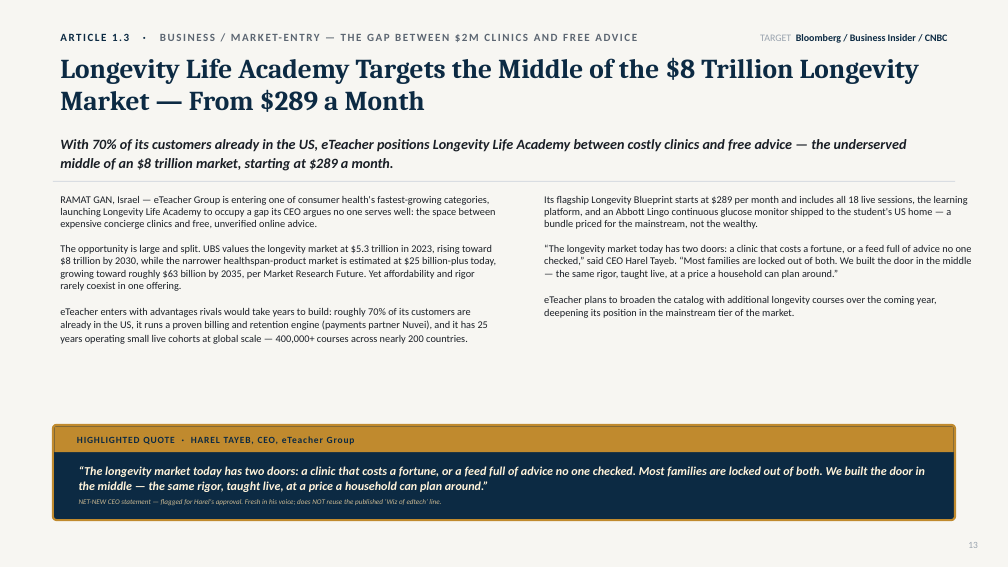
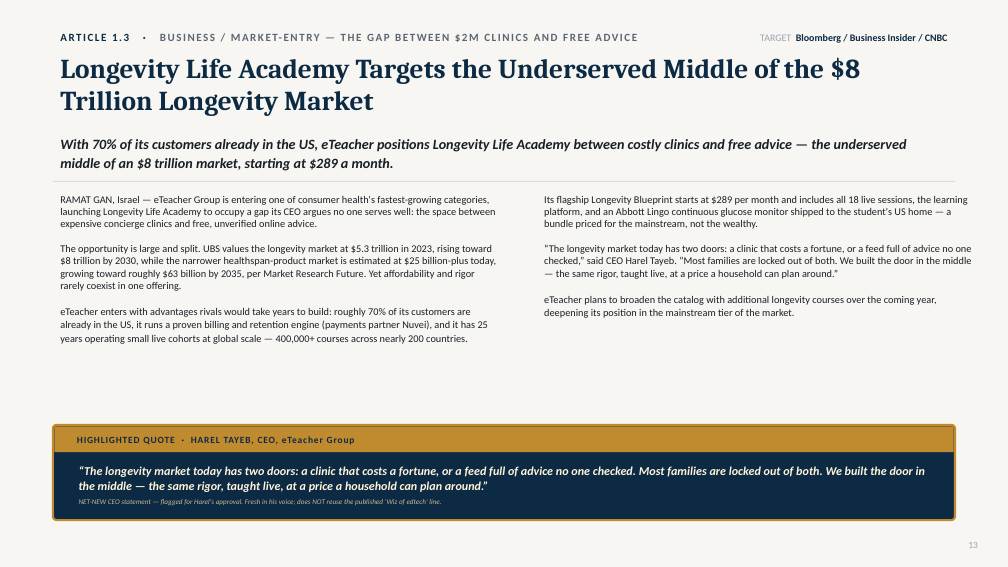
Before and after one commit to gitteromri-ux/eteacher-longevity-pr-campaign, a slide deck: slide 13 of eTeacher_Longevity_PR_Campaign.pptx. Drawn at 1008x567 pixels with LibreOffice and Linux fonts; fonts in the diff are those of the drawing. Boxes give left, top, right and bottom in pixels: in the first picture for what was removed or moved away, otherwise in the second. Text is boxed around its words. In the diff, an @@ line names an element or a change of style, - is before the commit and + after.

```diff
--- a/eTeacher_Longevity_PR_Campaign.pptx
+++ b/eTeacher_Longevity_PR_Campaign.pptx
@@ text at (60,57,860,116): text changed @@
-Longevity Life Academy Targets the Middle of the $8 Trillion Longevity Market — From $289 a Month
+Longevity Life Academy Targets the Underserved Middle of the $8 Trillion Longevity Market
```
Also in this commit, not shown: 3 other slides changed, 1 other file.
